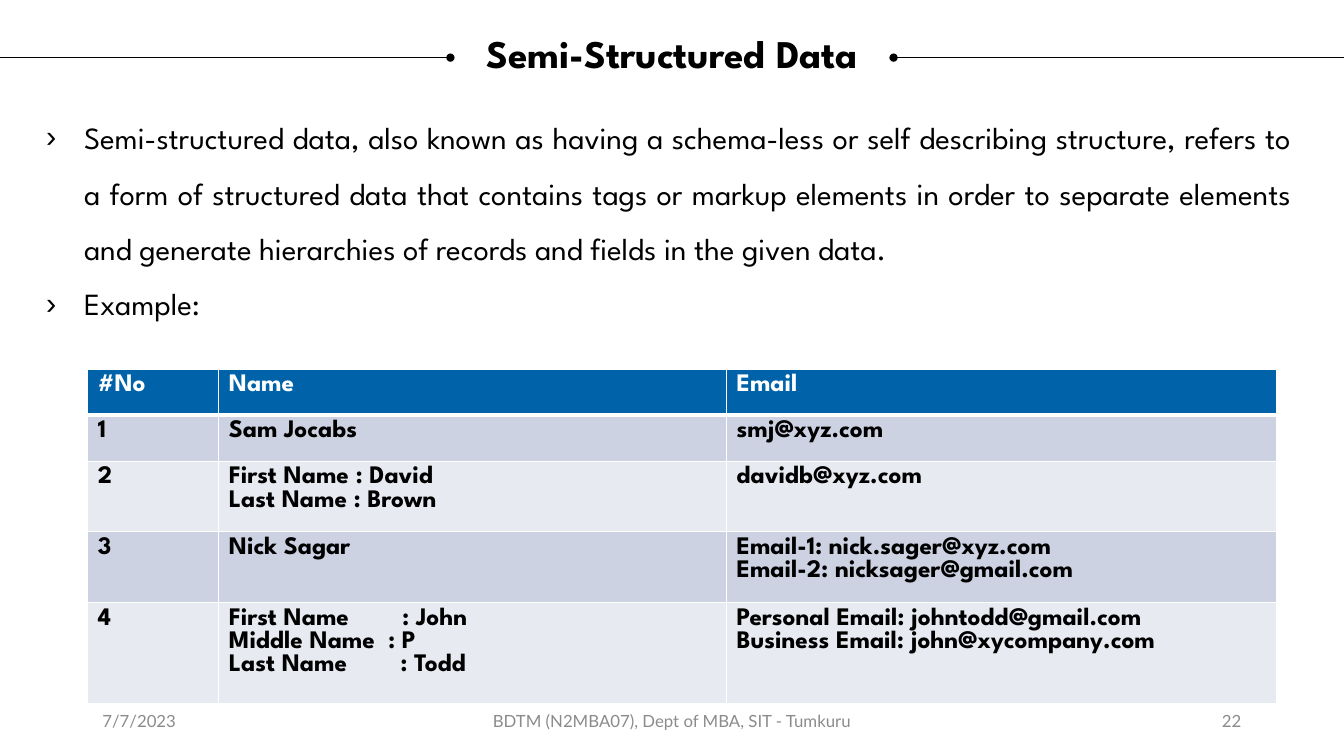
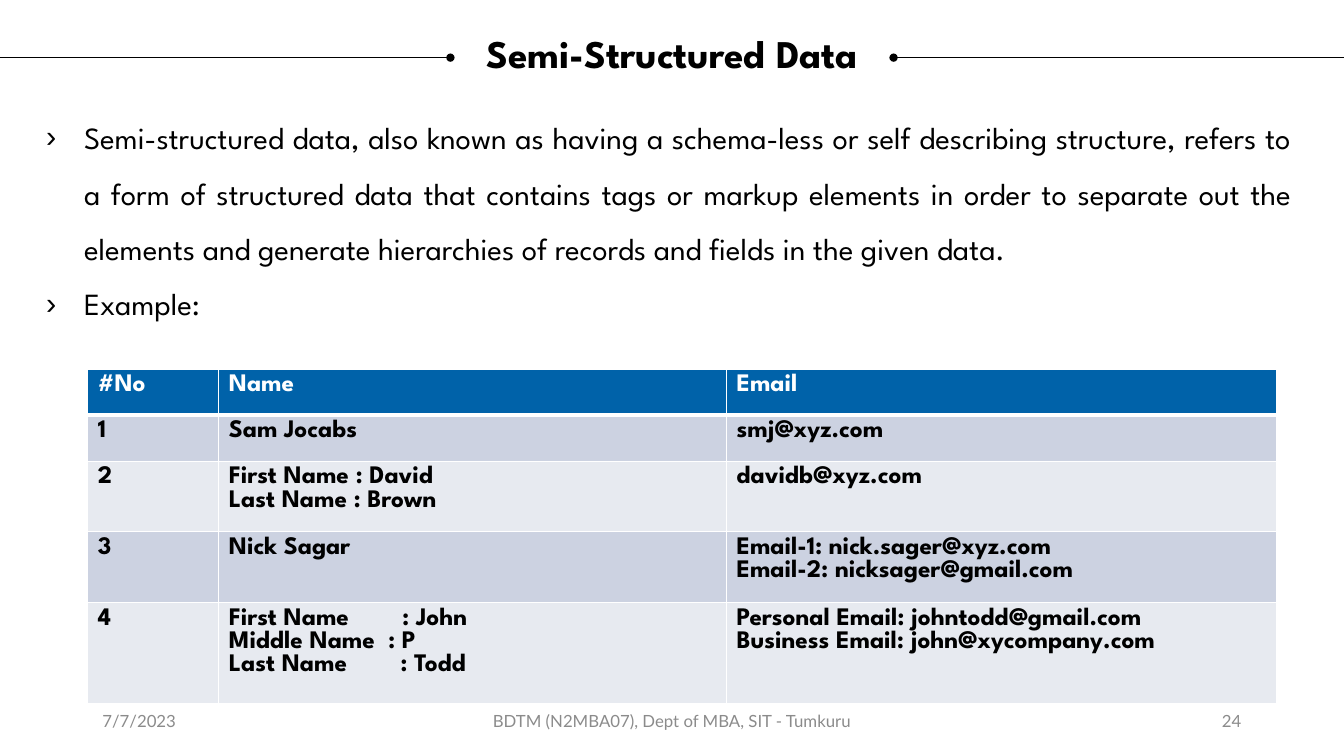
Before and after one commit to sitmbadept/sitmbadept.github.io, a slide deck: slide 24 of 2023/UNIT-1-BigData.pptx (slide 22 before the commit). Drawn at 1344x756 pixels with LibreOffice and Linux fonts; fonts in the diff are those of the drawing. Boxes give left, top, right and bottom in pixels: in the first picture for what was removed or moved away, otherwise in the second. Text is boxed around its words. In the diff, an @@ line names an element or a change of style, - is before the commit and + after.

```diff
--- a/2023/UNIT-1-BigData.pptx
+++ b/2023/UNIT-1-BigData.pptx
@@ text at [84,127,1290,267]: text changed @@
-› Semi-structured data, also known as having a schema-less or self describing structure, refers to a form of structured data that contains tags or markup elements in order to separate elements and generate hierarchies of records and fields in the given data.
+› Semi-structured data, also known as having a schema-less or self describing structure, refers to a form of structured data that contains tags or markup elements in order to separate out the elements and generate hierarchies of records and fields in the given data.
@@ page number at [1222,715,1241,727]: text changed @@
-22
+24
```
Also in this commit, not shown: 9 other slides changed, 4 slides added, 1 other file.
